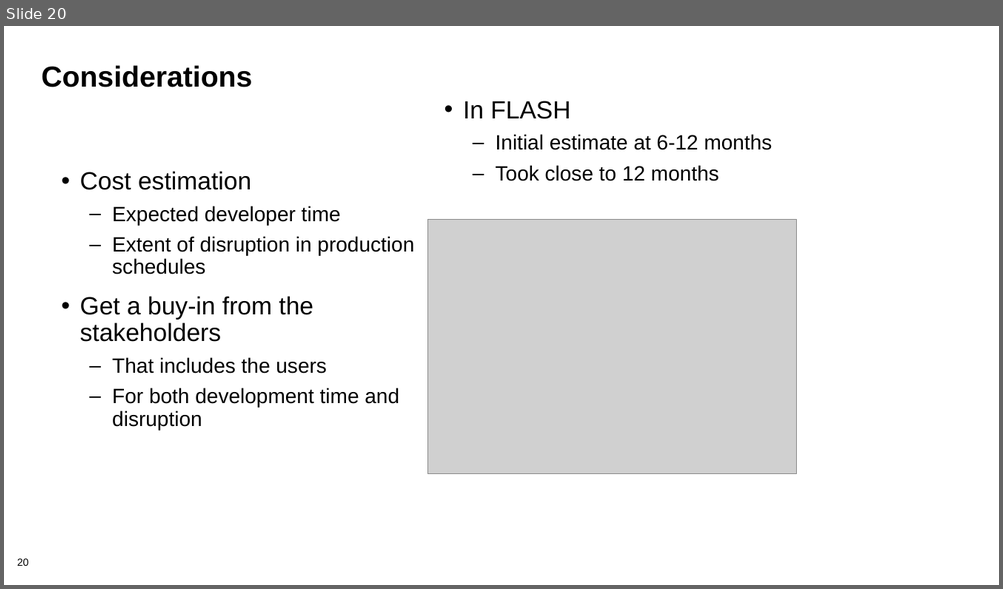
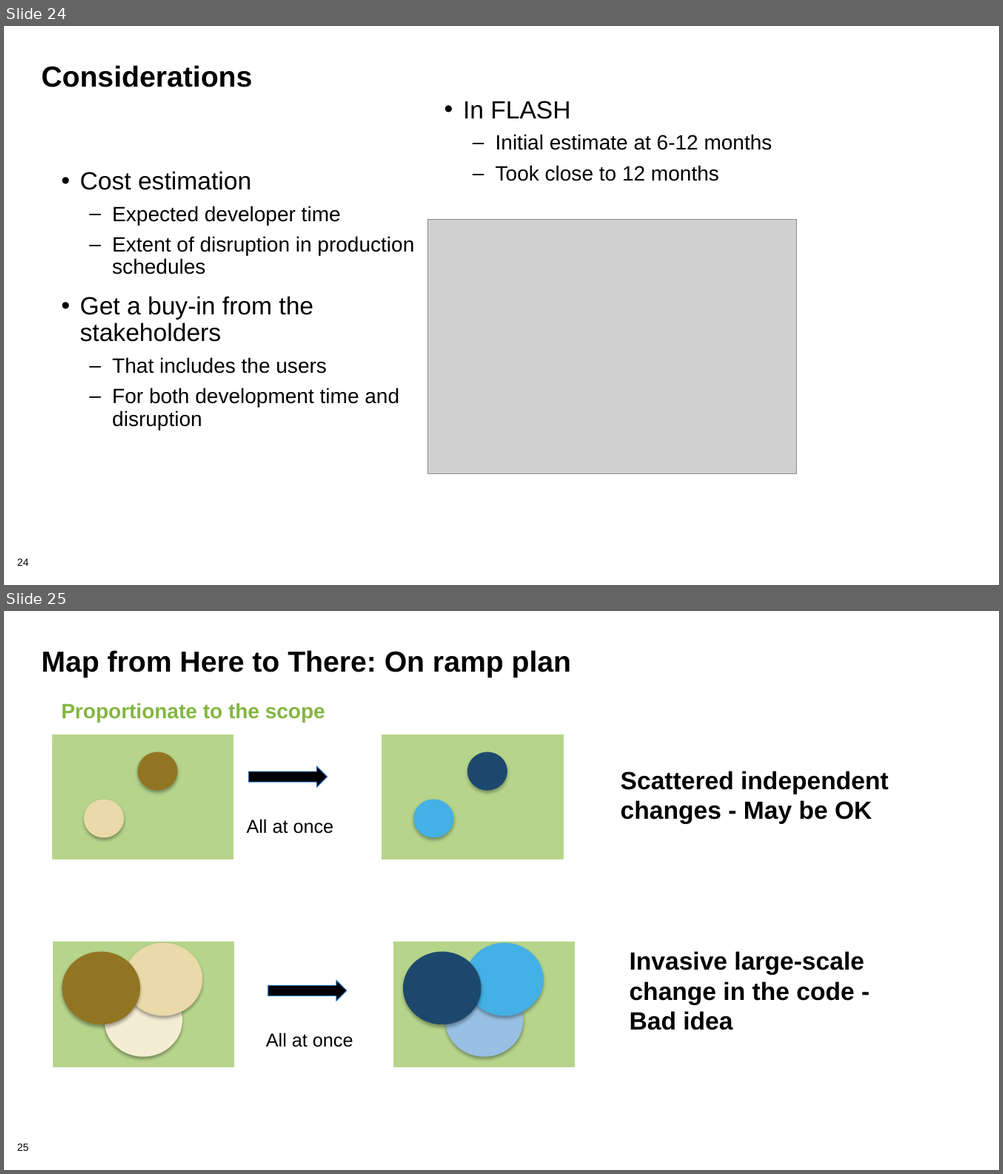
Before and after one commit to bssw-tutorial/presentations, a slide deck: refactoring.pptx. Shown one above the other, each under a label of ours: slide 20 before the commit, slides 24 and 25 after it. The pictures are 1003x589 and 1003x1174 pixels, drawn with LibreOffice and Linux fonts; fonts in the diff are those of the drawing; grey boxes stand for pictures; background and template pictures are left out. Boxes give left, top, right and bottom in pixels: in the first picture for what was removed or moved away, otherwise in the second. Text is boxed around its words. In the diff, an @@ line names an element or a change of style, - is before the commit and + after.

```diff
--- a/refactoring.pptx
+++ b/refactoring.pptx
@@ slide 25 added at (4, 611, 999, 1170), background #FFFFFF; not listed: 1 template element that a slide beside it also shows @@
@@ title added at (41, 650, 571, 678), 28 pt, text #000000, bold @@
+Map from Here to There: On ramp plan
@@ text added at (61, 703, 325, 722), 20 pt, text #84B641, bold @@
+Proportionate to the scope
@@ rectangle added at (52, 734, 234, 860), fill #B6D58B, outline #FFFFFF 0.75 pt @@
@@ rectangle added at (381, 734, 563, 860), fill #B6D58B, outline #FFFFFF 0.75 pt @@
@@ ellipse added at (137, 752, 177, 791), fill #927523 @@
@@ ellipse added at (467, 752, 507, 791), fill #1D486E @@
@@ right arrow added at (249, 767, 327, 788), fill #000000, outline #2673BA 0.75 pt @@
@@ text added at (620, 771, 888, 824), 24 pt, text #000000, bold @@
+Scattered independent changes - May be OK
@@ ellipse added at (84, 800, 123, 839), fill #EAD9A9 @@
@@ ellipse added at (414, 800, 453, 839), fill #43B1E5 @@
@@ text added at (247, 819, 334, 834), 18 pt, text #000000 @@
+All at once
@@ group added at (53, 942, 235, 1068): 3 ellipses, 1 rectangle @@
@@ group added at (392, 942, 575, 1068): 3 ellipses, 1 rectangle @@
@@ text added at (629, 951, 864, 1031), 24 pt, text #000000, bold @@
+Invasive large-scale change in the code - Bad idea
@@ right arrow added at (268, 980, 347, 1001), fill #000000, outline #2673BA 0.75 pt @@
@@ text added at (266, 1033, 353, 1048), 18 pt, text #000000 @@
+All at once
@@ what was slide 20 is now slide 24 @@
@@ page number at (17, 559, 29, 566): text changed @@
-20
+24
```
Also in this commit, not shown: 8 slides changed, 14 other slides added.
